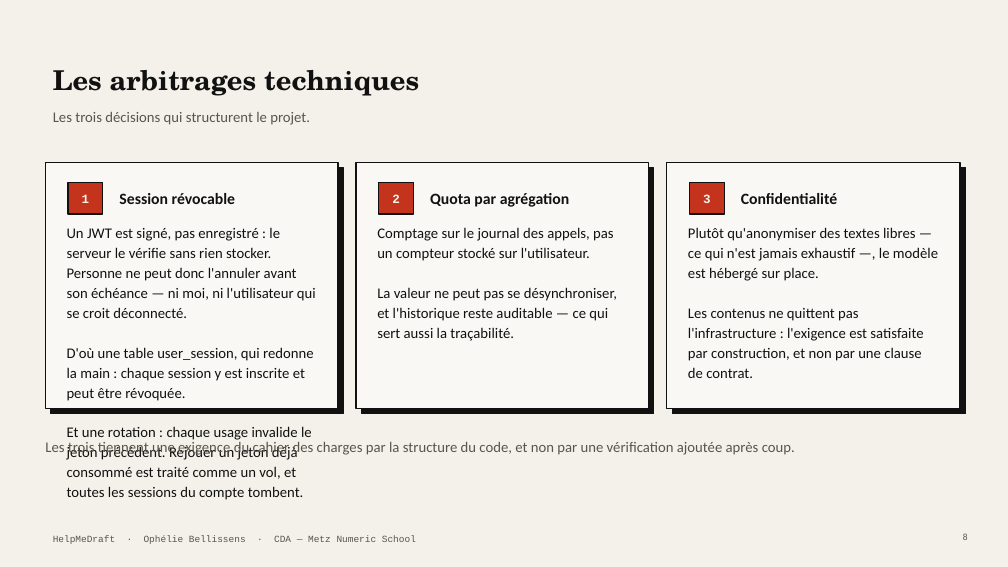
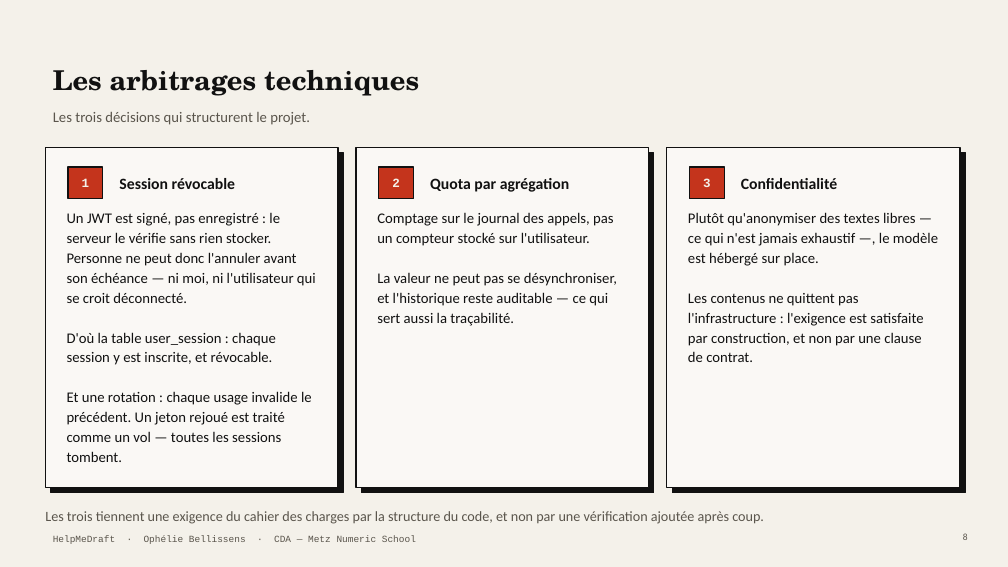
Before and after one commit to Equinoxya/HelpMeDraft---projet-fil-rouge, a slide deck: slide 8 of docs/Soutenance-HelpMeDraft.pptx. Drawn at 1008x567 pixels with LibreOffice and Linux fonts; fonts in the diff are those of the drawing. Boxes give left, top, right and bottom in pixels: in the first picture for what was removed or moved away, otherwise in the second. Text is boxed around its words. In the diff, an @@ line names an element or a change of style, - is before the commit and + after.

```diff
--- a/docs/Soutenance-HelpMeDraft.pptx
+++ b/docs/Soutenance-HelpMeDraft.pptx
@@ rectangle resized from (x1=45, y1=163, x2=338, y2=408) to (x1=45, y1=147, x2=338, y2=488) @@
@@ rectangle resized from (x1=356, y1=163, x2=649, y2=408) to (x1=356, y1=147, x2=649, y2=488) @@
@@ rectangle resized from (x1=667, y1=163, x2=960, y2=408) to (x1=667, y1=147, x2=960, y2=488) @@
@@ rectangle resized from (x1=51, y1=168, x2=343, y2=414) to (x1=51, y1=153, x2=343, y2=493) @@
@@ rectangle resized from (x1=361, y1=168, x2=654, y2=414) to (x1=361, y1=153, x2=654, y2=493) @@
@@ rectangle resized from (x1=672, y1=168, x2=966, y2=414) to (x1=672, y1=153, x2=966, y2=493) @@
@@ 6 texts, 3 rectangles moved together from (x1=68, y1=182, x2=837, y2=214) to (x1=68, y1=167, x2=837, y2=199) @@
@@ text "Un JWT est signé, pas ..." moved from (x1=67, y1=228, x2=316, y2=500) to (x1=67, y1=213, x2=316, y2=462) @@
@@ text "Comptage sur le journal des ..." moved from (x1=377, y1=227, x2=617, y2=341) to (x1=377, y1=212, x2=617, y2=326) @@
@@ text "Plutôt qu'anonymiser des textes libres ..." moved from (x1=688, y1=227, x2=938, y2=378) to (x1=688, y1=212, x2=938, y2=362) @@
@@ text at (x1=67, y1=332, x2=312, y2=462): text changed @@
-D'où une table user_session, qui redonne la main : chaque session y est inscrite et peut être révoquée.
-Et une rotation : chaque usage invalide le jeton précédent. Rejouer un jeton déjà consommé est traité comme un vol, et toutes les sessions du compte tombent.
+D'où la table user_session : chaque session y est inscrite, et révocable.
+Et une rotation : chaque usage invalide le précédent. Un jeton rejoué est traité comme un vol — toutes les sessions tombent.
@@ text "Les trois tiennent une exigence ..." moved from (x1=45, y1=442, x2=795, y2=457) to (x1=45, y1=511, x2=764, y2=524) @@
@@ text "Les trois tiennent une exigence ..." at (x1=45, y1=511, x2=764, y2=524): size 14 to 13.5 pt @@
```
Also in this commit, not shown: 1 slide added, 1 slide removed, 2 other files.
